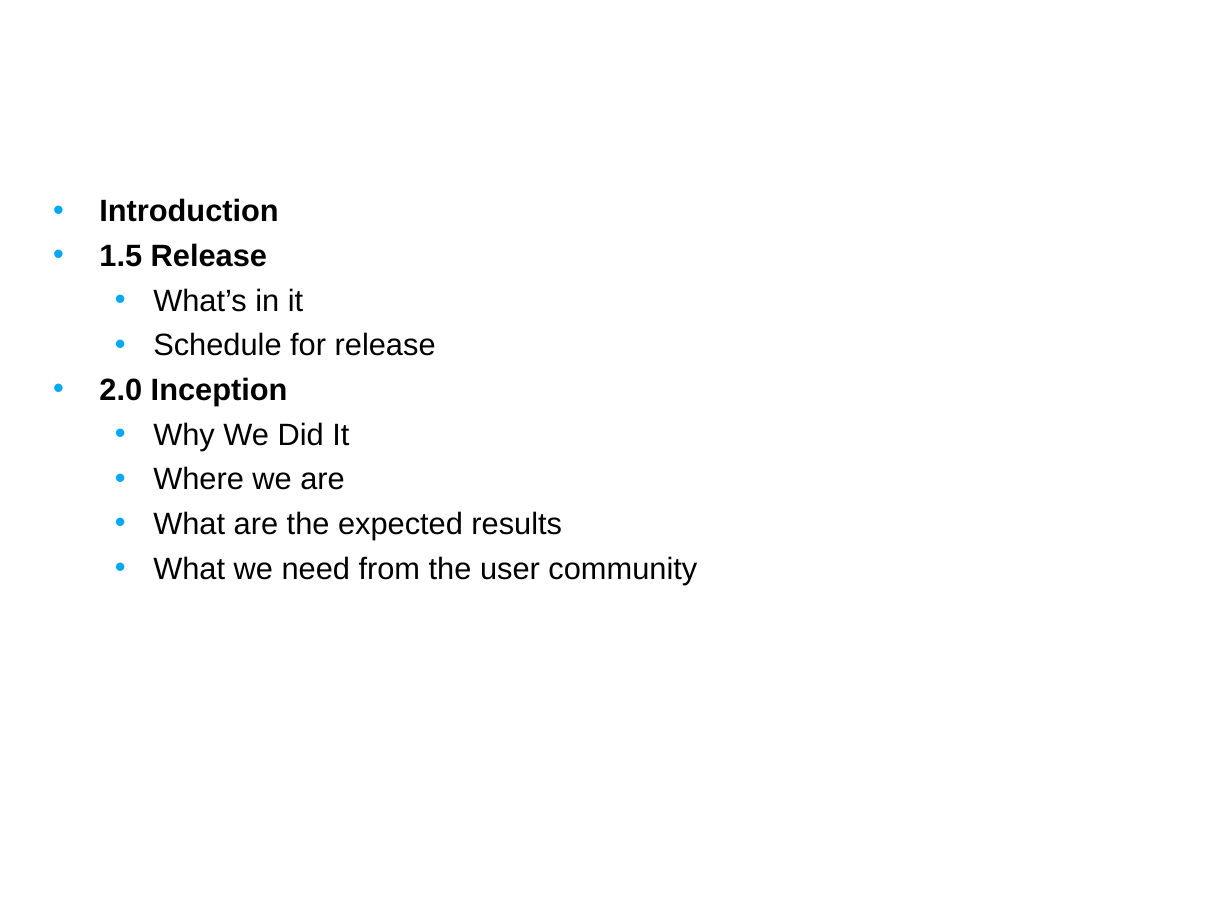
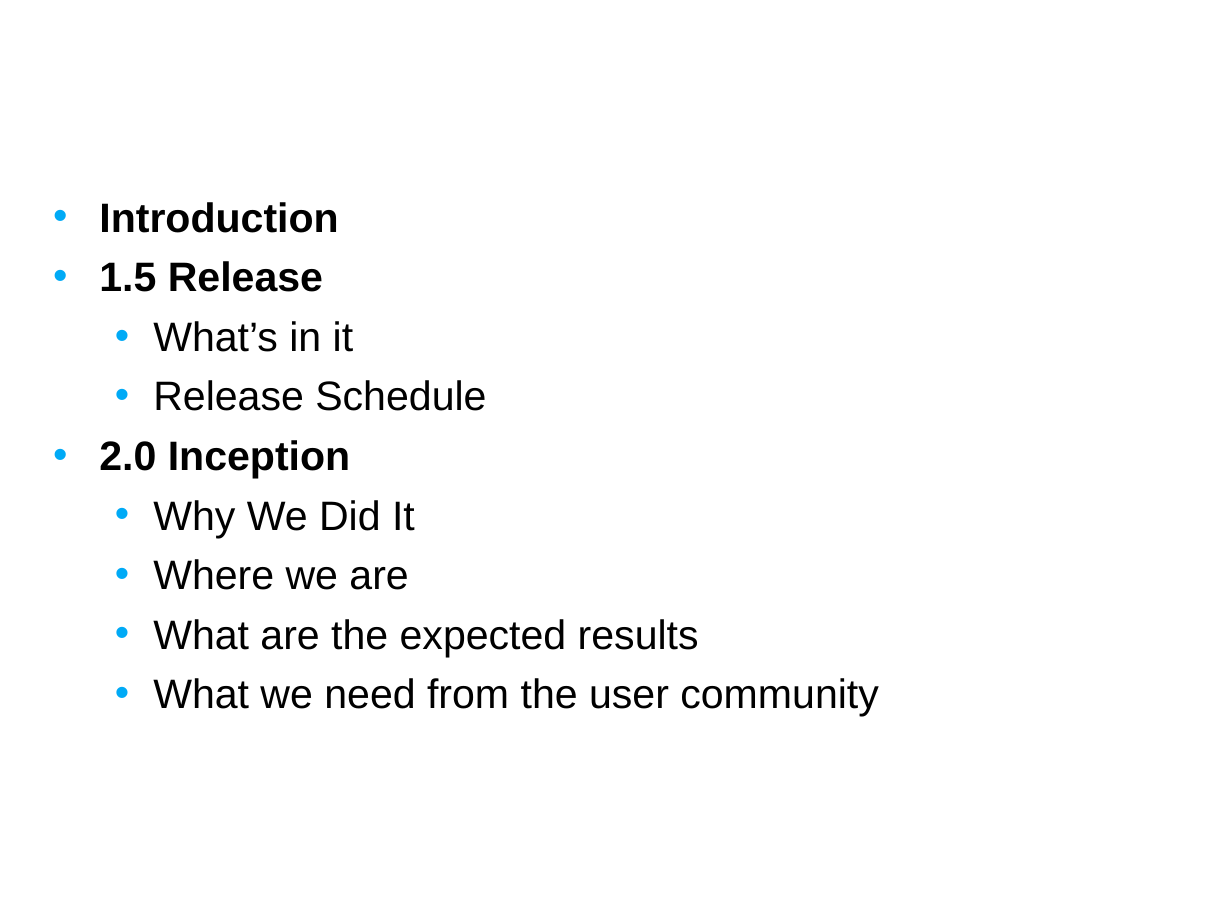
Before and after one commit to NCIP/caarray-docs, a slide deck: slide 2 of project_management/open_meetings/caArray User Community Meeting May 9.ppt. Drawn at 1232x924 pixels with LibreOffice and Linux fonts; fonts in the diff are those of the drawing; background and template pictures are left out. Boxes give left, top, right and bottom in pixels: in the first picture for what was removed or moved away, otherwise in the second. Text is boxed around its words. In the diff, an @@ line names an element or a change of style, - is before the commit and + after.

Commit message:
updated with inception content

```diff
--- a/project_management/open_meetings/caArray User Community Meeting May 9.ppt
+++ b/project_management/open_meetings/caArray User Community Meeting May 9.ppt
@@ text at [99,202,879,717]: size 18 to 24 pt in "Introduction", "1.5 Release", "What’s in it", "2.0 Inception" and 4 more places; more space between paragraphs @@
@@ text at [153,380,486,411]: text changed; size 18 to 24 pt @@
-  • Schedule for release
+  • Release Schedule
```
Also in this commit, not shown: 9 other slides changed, 12 slides added, 2 slides removed.
